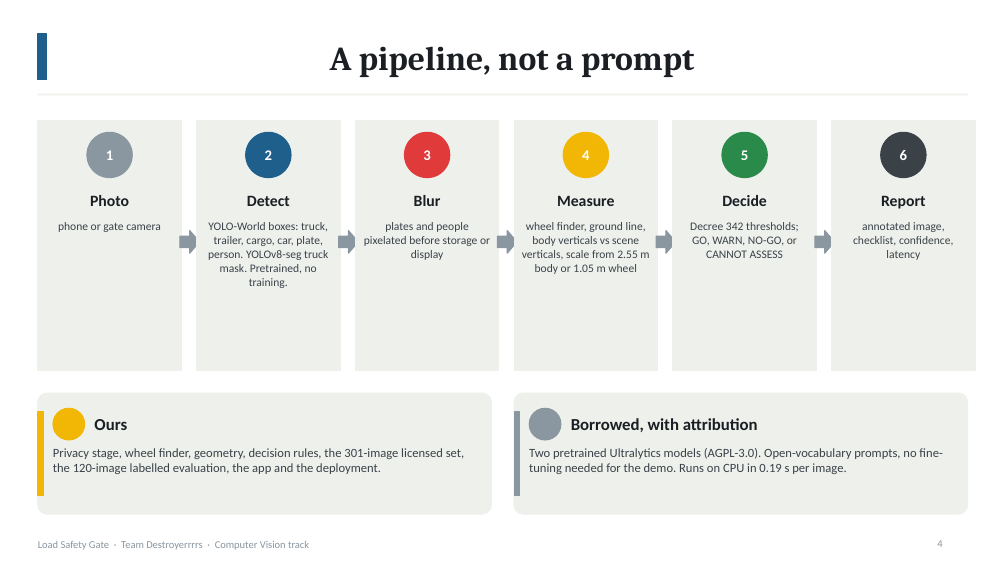
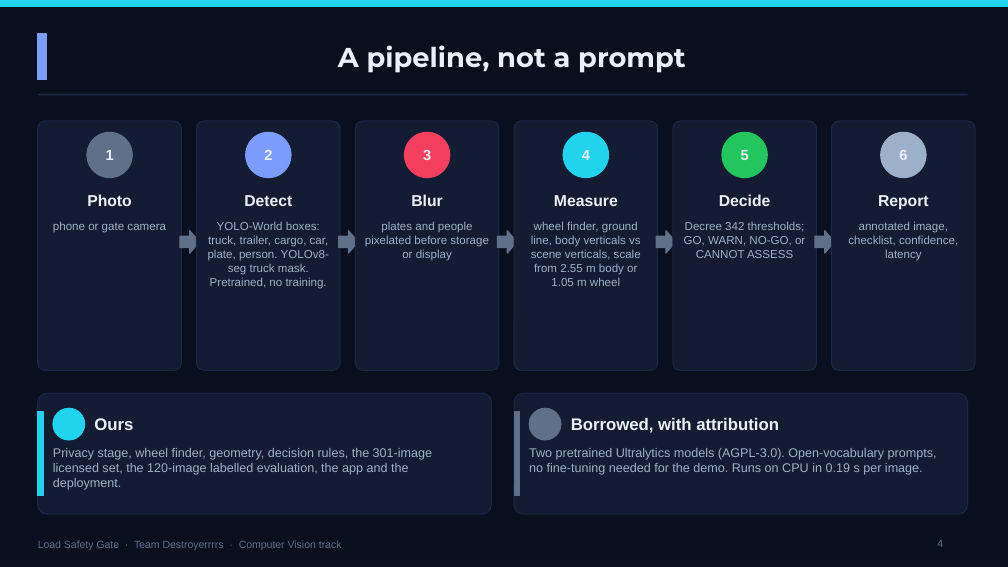
Before and after one commit to Winner-121/Destroyerrrrs_Final_Stage, a slide deck: slide 4 of deck/LoadSafetyGate_deck.pptx. Drawn at 1008x567 pixels with LibreOffice and Linux fonts; fonts in the diff are those of the drawing. Boxes give left, top, right and bottom in pixels: in the first picture for what was removed or moved away, otherwise in the second. Text is boxed around its words. In the diff, an @@ line names an element or a change of style, - is before the commit and + after.

```diff
--- a/deck/LoadSafetyGate_deck.pptx
+++ b/deck/LoadSafetyGate_deck.pptx
@@ background #FFFFFF to #0A0F1E @@
@@ rectangle added at box(0, 0, 1008, 7), fill #22D3EE, outline #22D3EE 1 pt @@
@@ title "A pipeline, not a prompt" at box(338, 45, 686, 73): size 32 to 26 pt, font Cambria to Montserrat, text colour #1B1F23 to #EAF0FA @@
@@ rectangle at box(38, 34, 47, 79): fill #1F5F8B to #7C9CFF; outline #1F5F8B 1 pt to #7C9CFF 1 pt @@
@@ line (38, 95) - (968, 95): stroke #EEF0EC 1.5 pt to #1B2746 1.5 pt @@
@@ ellipse at box(246, 132, 291, 178): fill #1F5F8B to #7C9CFF; outline #1F5F8B 1 pt to #7C9CFF 1 pt @@
@@ ellipse at box(405, 132, 450, 178): fill #E03A3A to #F43F5E; outline #E03A3A 1 pt to #F43F5E 1 pt @@
@@ ellipse at box(722, 132, 768, 178): fill #2A8A4A to #22C55E; outline #2A8A4A 1 pt to #22C55E 1 pt @@
@@ rectangle to rounded rectangle; fill #EEF0EC to #131C33; outline #EEF0EC 1 pt to #1B2746 1 pt in 6 elements at box(38, 121, 181, 371), box(197, 121, 340, 371), box(355, 121, 499, 371), box(514, 121, 658, 371), box(673, 121, 817, 371), box(832, 121, 975, 371) @@
@@ font Calibri to Arial, text colour #FFFFFF to #EAF0FA in 6 elements at box(106, 150, 114, 160), box(264, 150, 272, 160), box(423, 150, 431, 160), box(582, 150, 590, 160), box(741, 150, 749, 160), box(899, 150, 907, 160) @@
@@ ellipse at box(881, 132, 926, 178): fill #3A4248 to #9DB0CB; outline #3A4248 1 pt to #9DB0CB 1 pt @@
@@ rounded rectangle at box(38, 393, 492, 514): fill #EEF0EC to #131C33; outline #EEF0EC 1 pt to #1B2746 1 pt @@
@@ fill #F2B705 to #22D3EE; outline #F2B705 1 pt to #22D3EE 1 pt in 3 elements at box(563, 132, 609, 178), box(38, 412, 43, 495), box(53, 408, 85, 440) @@
@@ rounded rectangle at box(514, 393, 968, 514): fill #EEF0EC to #131C33; outline #EEF0EC 1 pt to #1B2746 1 pt @@
@@ fill #8A96A0 to #60708A; outline #8A96A0 1 pt to #60708A 1 pt in 8 elements at box(87, 132, 132, 178), box(180, 231, 200, 253), box(339, 231, 358, 253), box(498, 231, 517, 253), box(656, 231, 676, 253), box(815, 231, 835, 253), box(514, 412, 520, 495), box(529, 408, 561, 440) @@
@@ font Calibri to Arial, text colour #1B1F23 to #EAF0FA in 8 elements at box(87, 194, 132, 206), box(244, 195, 292, 206), box(411, 194, 442, 206), box(554, 195, 618, 206), box(719, 194, 771, 206), box(878, 195, 929, 210), box(94, 418, 133, 430), box(571, 418, 779, 433) @@
@@ font Calibri to Arial, text colour #3A4248 to #9DB0CB in 8 elements at box(53, 221, 166, 233), box(208, 221, 329, 289), box(365, 221, 489, 261), box(531, 221, 641, 286), box(684, 221, 805, 258), box(848, 221, 958, 261), box(53, 448, 432, 490), box(529, 448, 937, 475) @@
@@ text "Load Safety Gate · Team ..." at box(38, 540, 342, 550): font Calibri to Arial, text colour #8A96A0 to #60708A @@
@@ page number at box(937, 540, 943, 547): font Calibri to Arial, text colour #8A96A0 to #60708A @@
```
Also in this commit, not shown: 10 other slides changed, 2 other files.
